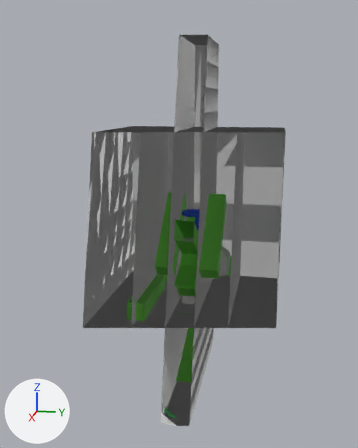
The Blender file resources/gltf/Demo.blend, before and after one commit.
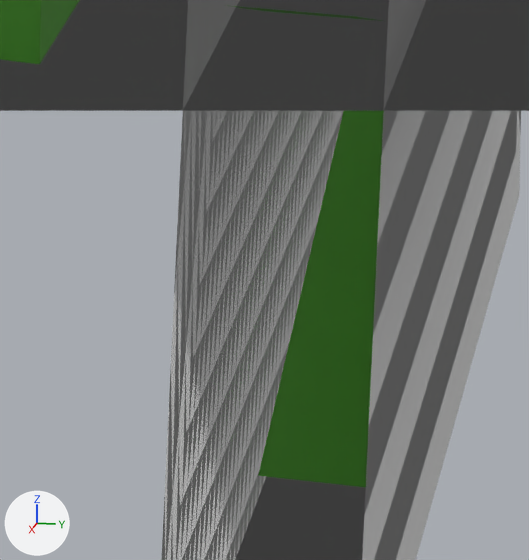
Old and new are each drawn whole from a 50 mm lens placed at (54.9, 9.4, 13.1), pointed at (0.5, -1.5, -0.5) and again close up on the part from 39% to 60% of the width and 70% to 88% of the height. The axes (+X, +Y, +Z) are drawn at lower left. The lights are the same throughout. Everything nearer to the camera than a plane just in front of the edit is cut away. The same objects are shown in both versions, whatever each file hides.
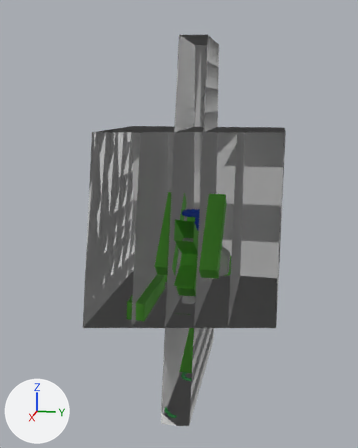
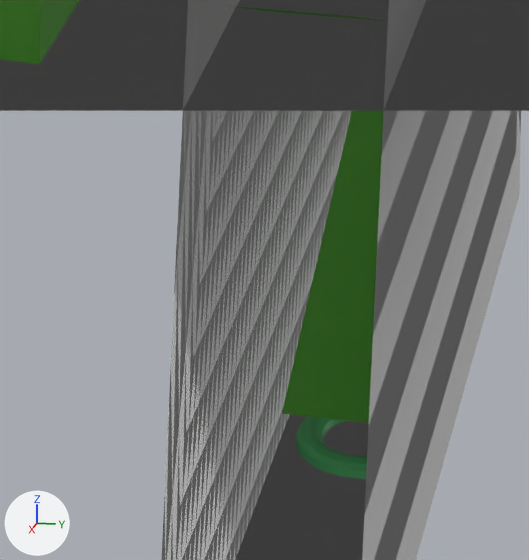
Pixel boxes (x1, y1, x2, y2) of what changed, in the close-ups (529 x 560 px):
'Plane.003', moved
    before: (258, 111, 384, 487)
    after: (282, 111, 384, 423)
'destination.001', unchanged, uncovered by the edit
    after: (295, 416, 367, 479)

What the commit changed:
Object 'Plane.003' (ob_plane_003) moves from (-1.0, 0.0, -16.0) to (-3.0, 0.0, -16.0).
